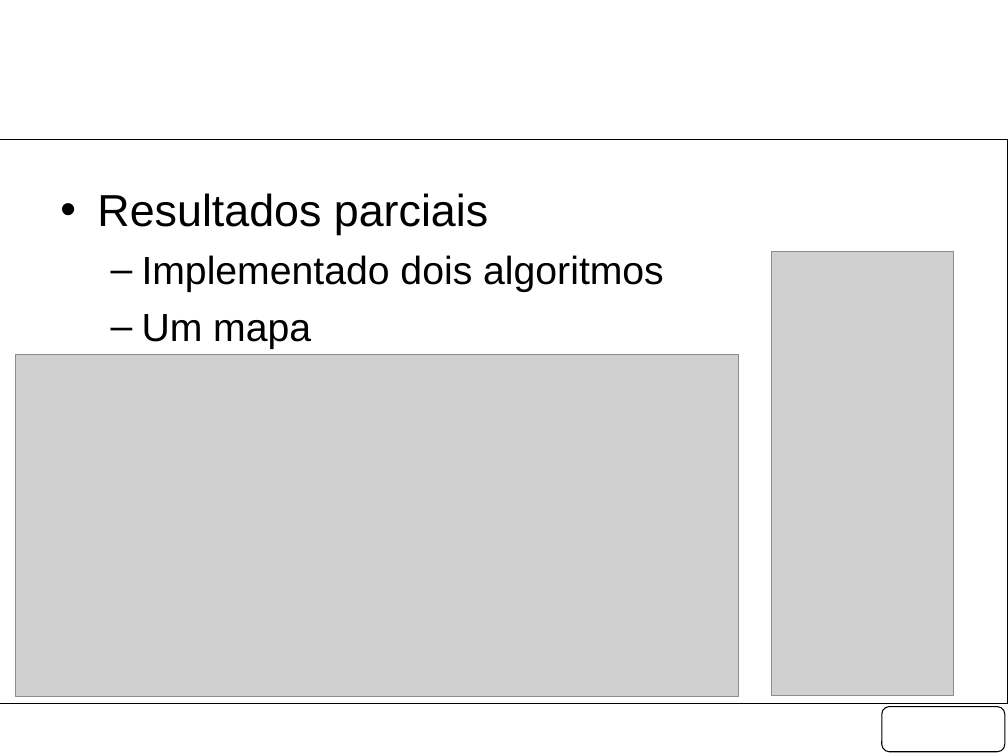
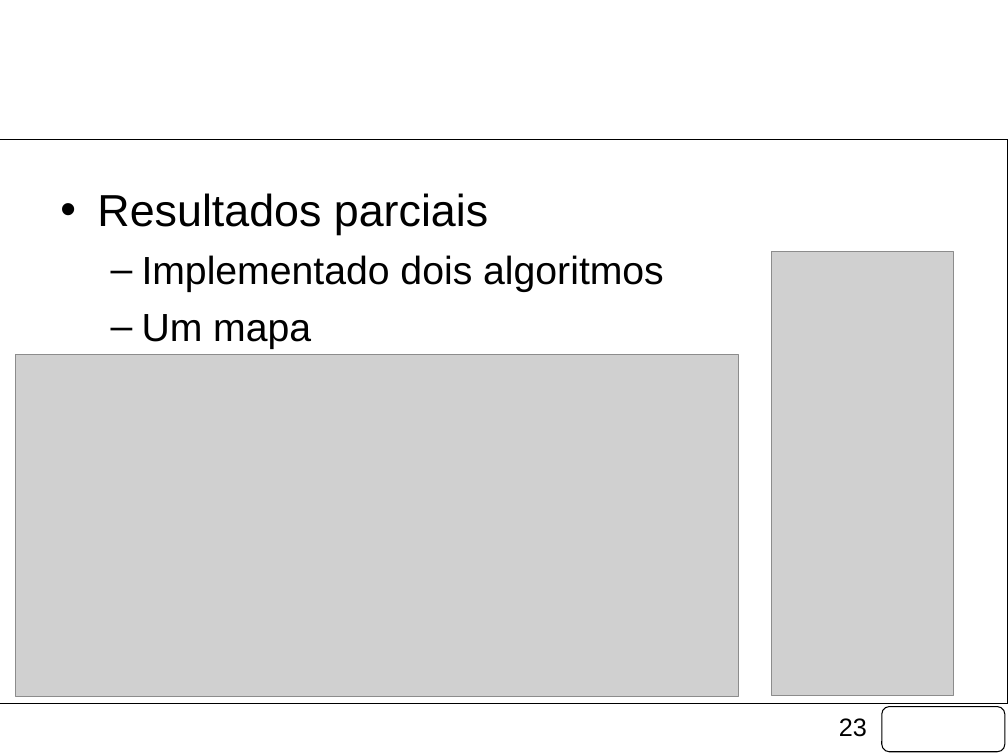
Before and after one commit to fongoses/robo2, a slide deck: slide 23 of documentos/Apresentação Março.pptx (slide 13 before the commit). Drawn at 1008x756 pixels with LibreOffice and Linux fonts; fonts in the diff are those of the drawing; grey boxes stand for pictures; background and template pictures are left out. Boxes give left, top, right and bottom in pixels: in the first picture for what was removed or moved away, otherwise in the second. Text is boxed around its words. In the diff, an @@ line names an element or a change of style, - is before the commit and + after.

```diff
--- a/documentos/Apresentação Março.pptx
+++ b/documentos/Apresentação Março.pptx
@@ page number added at [839,718,867,737], 18 pt, text #000000 @@
+23
```
Also in this commit, not shown: 15 other slides changed, 11 slides added, 1 slide removed, 15 other files.
